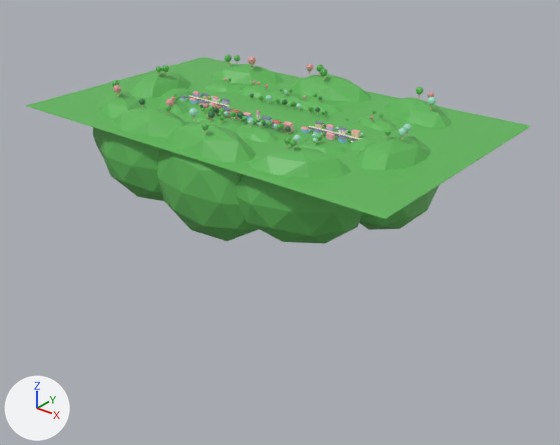
Renders of the FBX model assets/clean-a-cat/exports/CleanACat_Area_Backdrop.fbx from each side of a commit.
Before and after are seen from a 50 mm lens placed at (12.65, -15.84, 6.57), pointed at (0.14, -0.2, -3.13). The axes (+X, +Y, +Z) are drawn at lower left. The lights are the same throughout. The first picture is the older version. Where no turn or scale is listed for an object, it has been applied to the vertices. Vertices at exactly the same position are counted once.

Script lines for the objects in view, before the commit:
```python
me_cleanacat_area_backdrop_ground = bpy.data.meshes.new('CleanACat_Area_Backdrop_Ground')
me_cleanacat_area_backdrop_ground.from_pydata(...)  # 8 vertices, 6 faces; spans x -6.12..5.68, y -3.83..3.37, z -0.01..0.0
me_cleanacat_area_backdrop_ground.materials.append(mat_cleanacat_palette)
me_cleanacat_area_backdrop_hills = bpy.data.meshes.new('CleanACat_Area_Backdrop_Hills')
me_cleanacat_area_backdrop_hills.from_pydata(...)  # 504 vertices, 960 faces; spans x -4.13..3.69, y -2.25..1.79, z -0.92..0.22
me_cleanacat_area_backdrop_hills.materials.append(mat_cleanacat_palette)
me_cleanacat_area_backdrop_hillsfar = bpy.data.meshes.new('CleanACat_Area_Backdrop_HillsFar')
me_cleanacat_area_backdrop_hillsfar.from_pydata(...)  # 378 vertices, 720 faces; spans x -5.43..4.99, y -3.93..3.56, z -2.44..0.58
me_cleanacat_area_backdrop_hillsfar.materials.append(mat_cleanacat_palette)
ob_cleanacat_area_backdrop_ground = bpy.data.objects.new('CleanACat_Area_Backdrop_Ground', me_cleanacat_area_backdrop_ground)
ob_cleanacat_area_backdrop_ground.location = (0.0, 0.0, 0.0)
ob_cleanacat_area_backdrop_hills = bpy.data.objects.new('CleanACat_Area_Backdrop_Hills', me_cleanacat_area_backdrop_hills)
ob_cleanacat_area_backdrop_hills.location = (0.0, 0.0, 0.0)
ob_cleanacat_area_backdrop_hillsfar = bpy.data.objects.new('CleanACat_Area_Backdrop_HillsFar', me_cleanacat_area_backdrop_hillsfar)
ob_cleanacat_area_backdrop_hillsfar.location = (0.0, 0.0, 0.0)
# also in view: 'CleanACat_Area_Backdrop' at (-0.08, -0.33, 0.4)
```
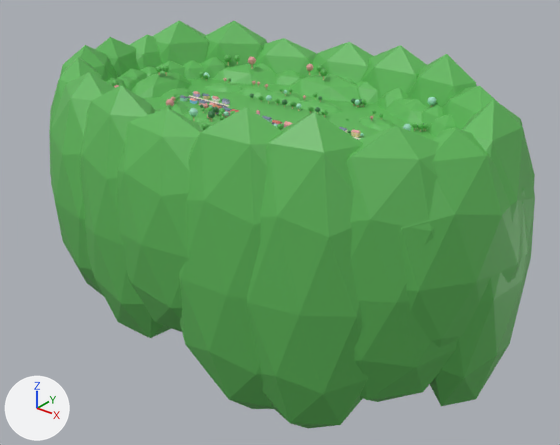
Where the change shows, as pixel boxes (x1, y1, x2, y2) in the pictures (560 x 445 px):
'CleanACat_Area_Backdrop_Peaks', added (green): after (49, 20, 535, 428)
'CleanACat_Area_Backdrop_HillsFar', reshaped: before (93, 64, 452, 244); after (106, 57, 462, 139)
'CleanACat_Area_Backdrop_Ground', reshaped: before (26, 57, 531, 219); after (142, 78, 434, 138)
part 1 of me_cleanacat_area_backdrop_hillsfar, added: after (427, 114, 456, 137)
part 2 of me_cleanacat_area_backdrop_hillsfar, added: after (422, 104, 443, 128)
part 3 of me_cleanacat_area_backdrop_hillsfar, added: after (376, 87, 408, 110)
part 4 of me_cleanacat_area_backdrop_hillsfar, added: after (356, 81, 378, 104)
part 5 of me_cleanacat_area_backdrop_hillsfar, added: after (276, 70, 306, 86)
part 6 of me_cleanacat_area_backdrop_hillsfar, added (mostly hidden): after (255, 63, 272, 71)
part 7 of me_cleanacat_area_backdrop_hillsfar, added: after (201, 57, 227, 78)
part 8 of me_cleanacat_area_backdrop_hillsfar, added: after (182, 60, 205, 79)
part 9 of me_cleanacat_area_backdrop_hillsfar, added (mostly hidden): after (155, 61, 185, 78)
part 10 of me_cleanacat_area_backdrop_hillsfar, added (mostly hidden): after (140, 66, 161, 77)
part 11 of me_cleanacat_area_backdrop_hillsfar, added (mostly hidden): after (122, 68, 147, 83)
part 12 of me_cleanacat_area_backdrop_hillsfar, added (mostly hidden): after (116, 76, 137, 91)
part 13 of me_cleanacat_area_backdrop_hillsfar, added (mostly hidden): after (106, 78, 127, 88)

The change, as a list of edits to the scene's bpy script:
```text
Change me_cleanacat_area_backdrop_ground:
    remove me_cleanacat_area_backdrop_ground.from_pydata(...)  # 8 vertices, 6 faces; spans x -6.12..5.68, y -3.83..3.37, z -0.01..0.0
    add me_cleanacat_area_backdrop_ground.from_pydata(...)  # 98 vertices, 144 faces; spans x -6.12..5.68, y -3.83..3.37, z -0.01..0.0
    me_cleanacat_area_backdrop_ground part 14: the whole mesh is rebuilt
Change me_cleanacat_area_backdrop_hillsfar:
    remove me_cleanacat_area_backdrop_hillsfar.from_pydata(...)  # 378 vertices, 720 faces; spans x -5.43..4.99, y -3.93..3.56, z -2.44..0.58
    add me_cleanacat_area_backdrop_hillsfar.from_pydata(...)  # 1806 vertices, 3440 faces; spans x -6.21..5.83, y -4.19..3.69, z -2.5..0.59
    me_cleanacat_area_backdrop_hillsfar part 1: the loose piece of 42 vertices spanning x 1.32..4.44, y 1.31..3.37, z -1.85..0.44 is copied, and the copy is multiplied about its middle by the matrix ((-0.548, -0.343, 0.0), (0.109, -0.659, 0.0), (0.0, 0.0, 1.061)), then moved by (1.32, -0.77, -0.04); it spans x 3.46..4.95, y 0.82..2.32, z -1.96..0.47
    me_cleanacat_area_backdrop_hillsfar part 2: the loose piece of 42 vertices spanning x 1.32..4.44, y 1.31..3.37, z -1.85..0.44 is copied, and the copy is multiplied about its middle by the matrix ((-0.615, -0.144, 0.0), (0.094, -0.65, 0.0), (0.0, 0.0, 1.159)), then moved by (0.75, -0.33, -0.11); it spans x 2.72..4.53, y 1.28..2.74, z -2.14..0.51
    me_cleanacat_area_backdrop_hillsfar part 3: the loose piece of 42 vertices spanning x 1.32..4.44, y 1.31..3.37, z -1.85..0.44 is copied, and the copy is multiplied about its middle by the matrix ((-0.607, 0.003, 0.0), (-0.139, -0.78, 0.0), (0.0, 0.0, 1.228)), then moved by (-0.82, 0.36, -0.16); it spans x 1.11..3.0, y 1.99..3.42, z -2.27..0.54
    me_cleanacat_area_backdrop_hillsfar part 4: the loose piece of 42 vertices spanning x -2.04..1.6, y 1.64..3.56, z -2.27..0.54 is copied, and the copy is multiplied about its middle by the matrix ((-0.532, -0.141, 0.0), (0.119, -0.77, 0.0), (0.0, 0.0, 1.042)), then moved by (1.23, 0.33, -0.04); it spans x 0.0..2.02, y 2.18..3.67, z -2.36..0.56
    me_cleanacat_area_backdrop_hillsfar part 5: the loose piece of 42 vertices spanning x -4.69..-1.55, y 1.23..3.25, z -1.93..0.46 is copied, and the copy is multiplied about its middle by the matrix ((-0.623, -0.054, 0.0), (0.159, -0.794, 0.0), (0.0, 0.0, 0.765)), then moved by (1.23, 0.61, 0.17); it spans x -2.89..-0.9, y 2.14..3.56, z -1.48..0.35
    me_cleanacat_area_backdrop_hillsfar part 6: the loose piece of 42 vertices spanning x -4.69..-1.55, y 1.23..3.25, z -1.93..0.46 is copied, and the copy is multiplied about its middle by the matrix ((-0.549, 0.047, 0.0), (0.075, -0.701, 0.0), (0.0, 0.0, 1.063)), then moved by (0.32, 0.37, -0.05); it spans x -3.65..-1.95, y 1.95..3.26, z -2.05..0.49
    me_cleanacat_area_backdrop_hillsfar part 7: the loose piece of 42 vertices spanning x -4.69..-1.55, y 1.23..3.25, z -1.93..0.46 is copied, and the copy is multiplied about its middle by the matrix ((-0.52, 0.211, 0.0), (-0.086, -0.608, 0.0), (0.0, 0.0, 1.272)), then moved by (-1.09, -0.33, -0.2); it spans x -4.96..-3.45, y 1.24..2.58, z -2.46..0.58
    me_cleanacat_area_backdrop_hillsfar part 8: the loose piece of 42 vertices spanning x -5.43..-3.41, y -1.7..1.24, z -2.02..0.48 is copied, and the copy is multiplied about its middle by the matrix ((-0.426, -0.425, 0.0), (0.498, -0.341, 0.0), (0.0, 0.0, 0.968)), then moved by (-0.32, 1.7, 0.02); it spans x -5.47..-4.02, y 0.75..2.2, z -1.95..0.46
    me_cleanacat_area_backdrop_hillsfar part 9: the loose piece of 42 vertices spanning x -5.43..-3.41, y -1.7..1.24, z -2.02..0.48 is copied, and the copy is multiplied about its middle by the matrix ((-0.592, -0.39, 0.0), (0.43, -0.512, 0.0), (0.0, 0.0, 1.018)), then moved by (-0.77, 1.14, -0.01); it spans x -6.0..-4.38, y 0.0..1.83, z -2.05..0.49
    me_cleanacat_area_backdrop_hillsfar part 10: the loose piece of 42 vertices spanning x -5.43..-3.41, y -1.7..1.24, z -2.02..0.48 is copied, and the copy is multiplied about its middle by the matrix ((-0.607, -0.186, 0.0), (0.205, -0.496, 0.0), (0.0, 0.0, 0.832)), then moved by (-1.04, 0.51, 0.13); it spans x -6.09..-4.83, y -0.51..1.07, z -1.68..0.4
    me_cleanacat_area_backdrop_hillsfar part 11: the loose piece of 42 vertices spanning x -5.43..-3.41, y -1.7..1.24, z -2.02..0.48 is copied, and the copy is multiplied about its middle by the matrix ((-0.672, -0.027, 0.0), (0.016, -0.594, 0.0), (0.0, 0.0, 0.927)), then moved by (-1.11, -0.11, 0.06); it spans x -6.21..-4.84, y -1.2..0.54, z -1.87..0.44
    me_cleanacat_area_backdrop_hillsfar part 12: the loose piece of 42 vertices spanning x -5.43..-3.41, y -1.7..1.24, z -2.02..0.48 is copied, and the copy is multiplied about its middle by the matrix ((-0.719, 0.156, 0.0), (-0.193, -0.636, 0.0), (0.0, 0.0, 0.753)), then moved by (-0.99, -0.68, 0.19); it spans x -6.18..-4.64, y -1.88..0.06, z -1.52..0.36
    me_cleanacat_area_backdrop_hillsfar part 13: the loose piece of 42 vertices spanning x -5.43..-3.41, y -1.7..1.24, z -2.02..0.48 is copied, and the copy is multiplied about its middle by the matrix ((-0.537, 0.347, 0.0), (-0.305, -0.587, 0.0), (0.0, 0.0, 0.999)), then moved by (-0.68, -1.28, 0.0); it spans x -5.87..-4.33, y -2.42..-0.58, z -2.01..0.48
    other edits to the shape of me_cleanacat_area_backdrop_hillsfar do not show in these pictures
Add ob_cleanacat_area_backdrop_peaks:
    ob_cleanacat_area_backdrop_peaks = bpy.data.objects.new('CleanACat_Area_Backdrop_Peaks', me_cleanacat_area_backdrop_peaks)  # 840 vertices, 1600 faces; spans x -7.68..7.24, y -5.19..4.88, z -6.78..1.61
    ob_cleanacat_area_backdrop_peaks.location = (0.0, 0.0, 0.0)
```
